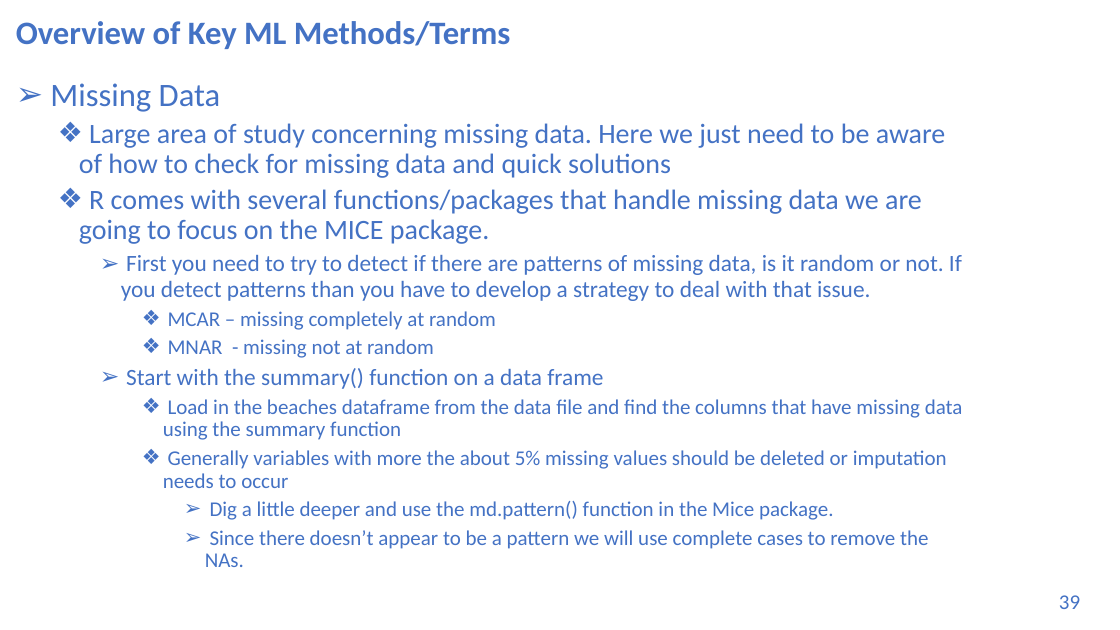
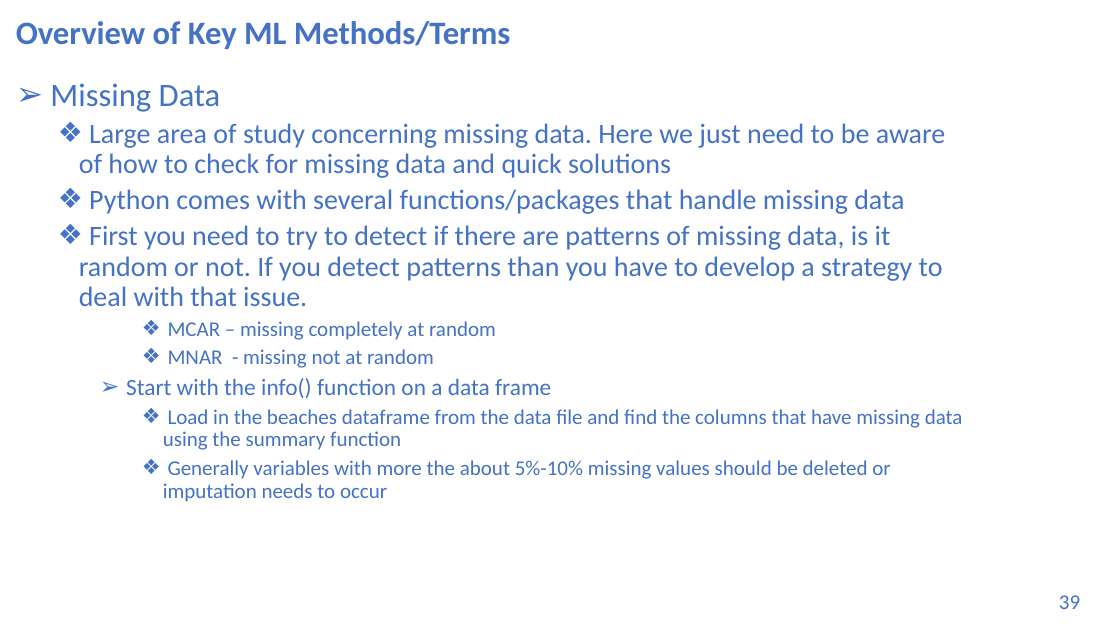
Before and after one commit to UVADS/DS-3001, a slide deck: slide 39 of 05_ML_Concepts_II_Data_Prep/machine_learning_bootcamp.pptx. Drawn at 1120x630 pixels with LibreOffice and Linux fonts; fonts in the diff are those of the drawing. Boxes give left, top, right and bottom in pixels: in the first picture for what was removed or moved away, otherwise in the second. Text is boxed around its words. In the diff, an @@ line names an element or a change of style, - is before the commit and + after.

```diff
--- a/05_ML_Concepts_II_Data_Prep/machine_learning_bootcamp.pptx
+++ b/05_ML_Concepts_II_Data_Prep/machine_learning_bootcamp.pptx
@@ text at (89,189,904,214): text changed @@
-  ❖ R comes with several functions/packages that handle missing data we are going to focus on the MICE package.
+  ❖ Python comes with several functions/packages that handle missing data
@@ text at (79,225,943,306): size 20 to 24 pt in "First you need to try to detect ..."; bullet ➢ to ❖; list level 3 to 2 in "First you need to try ..." @@
@@ text at (126,378,551,398): text changed @@
-    ➢ Start with the summary() function on a data frame
+    ➢ Start with the info() function on a data frame
@@ text at (163,460,890,502): text changed @@
-      ❖ Generally variables with more the about 5% missing values should be deleted or imputation needs to occur
-        ➢ Dig a little deeper and use the md.pattern() function in the Mice package.
-        ➢ Since there doesn’t appear to be a pattern we will use complete cases to remove the NAs.
+      ❖ Generally variables with more the about 5%-10% missing values should be deleted or imputation needs to occur
```
Also in this commit, not shown: 6 other slides changed, 3 other files.
